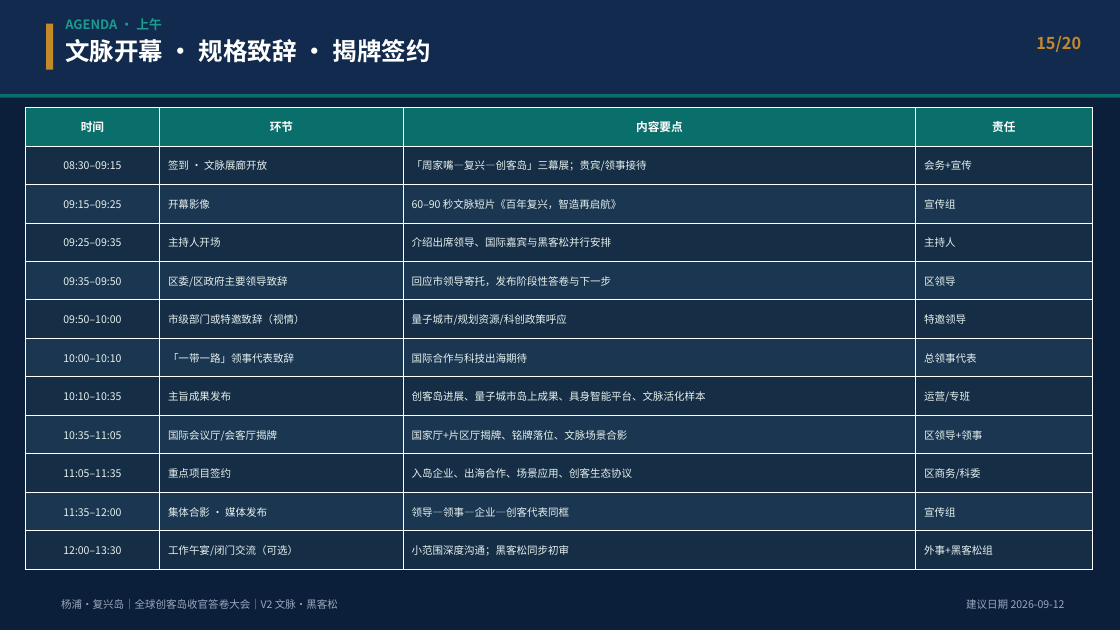
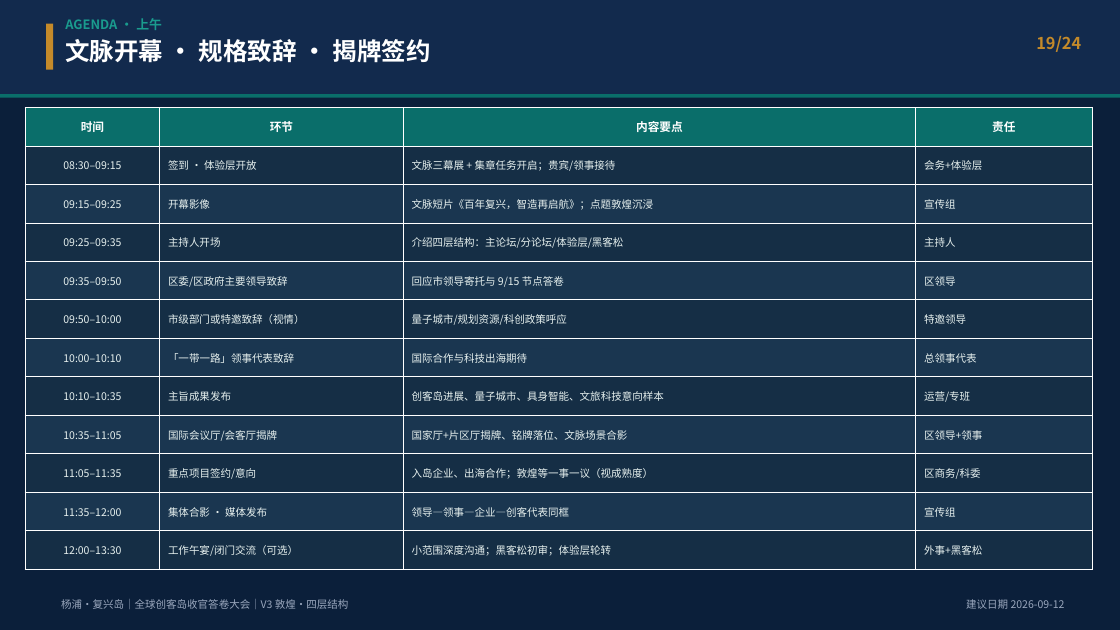
Before and after one commit to hujigang2010-maker/AIDEN, a slide deck: slide 19 of deliverables/复兴岛_全球创客岛_科创出海与具身智能国际大会_策划方案.pptx (slide 15 before the commit). Drawn at 1120x630 pixels with LibreOffice and Linux fonts; fonts in the diff are those of the drawing. Boxes give left, top, right and bottom in pixels: in the first picture for what was removed or moved away, otherwise in the second. Text is boxed around its words. In the diff, an @@ line names an element or a change of style, - is before the commit and + after.

```diff
--- a/deliverables/复兴岛_全球创客岛_科创出海与具身智能国际大会_策划方案.pptx
+++ b/deliverables/复兴岛_全球创客岛_科创出海与具身智能国际大会_策划方案.pptx
@@ text at [1036, 36, 1081, 52]: text changed @@
-15/20
+19/24
@@ table at [25, 108, 1092, 570] @@
-row 2: 08:30–09:15 | 签到 · 文脉展廊开放 | 「周家嘴—复兴—创客岛」三幕展；贵宾/领事接待 | 会务+宣传
+row 2: 08:30–09:15 | 签到 · 体验层开放 | 文脉三幕展 + 集章任务开启；贵宾/领事接待 | 会务+体验层
-row 3, column 3: 60–90 秒文脉短片《百年复兴，智造再启航》
+row 3, column 3: 文脉短片《百年复兴，智造再启航》；点题敦煌沉浸
-row 4, column 3: 介绍出席领导、国际嘉宾与黑客松并行安排
+row 4, column 3: 介绍四层结构：主论坛/分论坛/体验层/黑客松
-row 5, column 3: 回应市领导寄托，发布阶段性答卷与下一步
+row 5, column 3: 回应市领导寄托与 9/15 节点答卷
-row 8, column 3: 创客岛进展、量子城市岛上成果、具身智能平台、文脉活化样本
+row 8, column 3: 创客岛进展、量子城市、具身智能、文旅科技意向样本
-row 10, column 2: 重点项目签约
+row 10, column 2: 重点项目签约/意向
-row 10, column 3: 入岛企业、出海合作、场景应用、创客生态协议
+row 10, column 3: 入岛企业、出海合作；敦煌等一事一议（视成熟度）
-row 12, column 3: 小范围深度沟通；黑客松同步初审
+row 12, column 3: 小范围深度沟通；黑客松初审；体验层轮转
-row 12, column 4: 外事+黑客松组
+row 12, column 4: 外事+黑客松
@@ text at [61, 599, 349, 609]: text changed @@
-杨浦·复兴岛｜全球创客岛收官答卷大会｜V2 文脉·黑客松
+杨浦·复兴岛｜全球创客岛收官答卷大会｜V3 敦煌·四层结构
```
Also in this commit, not shown: 19 other slides changed, 4 slides added, 5 other files.
